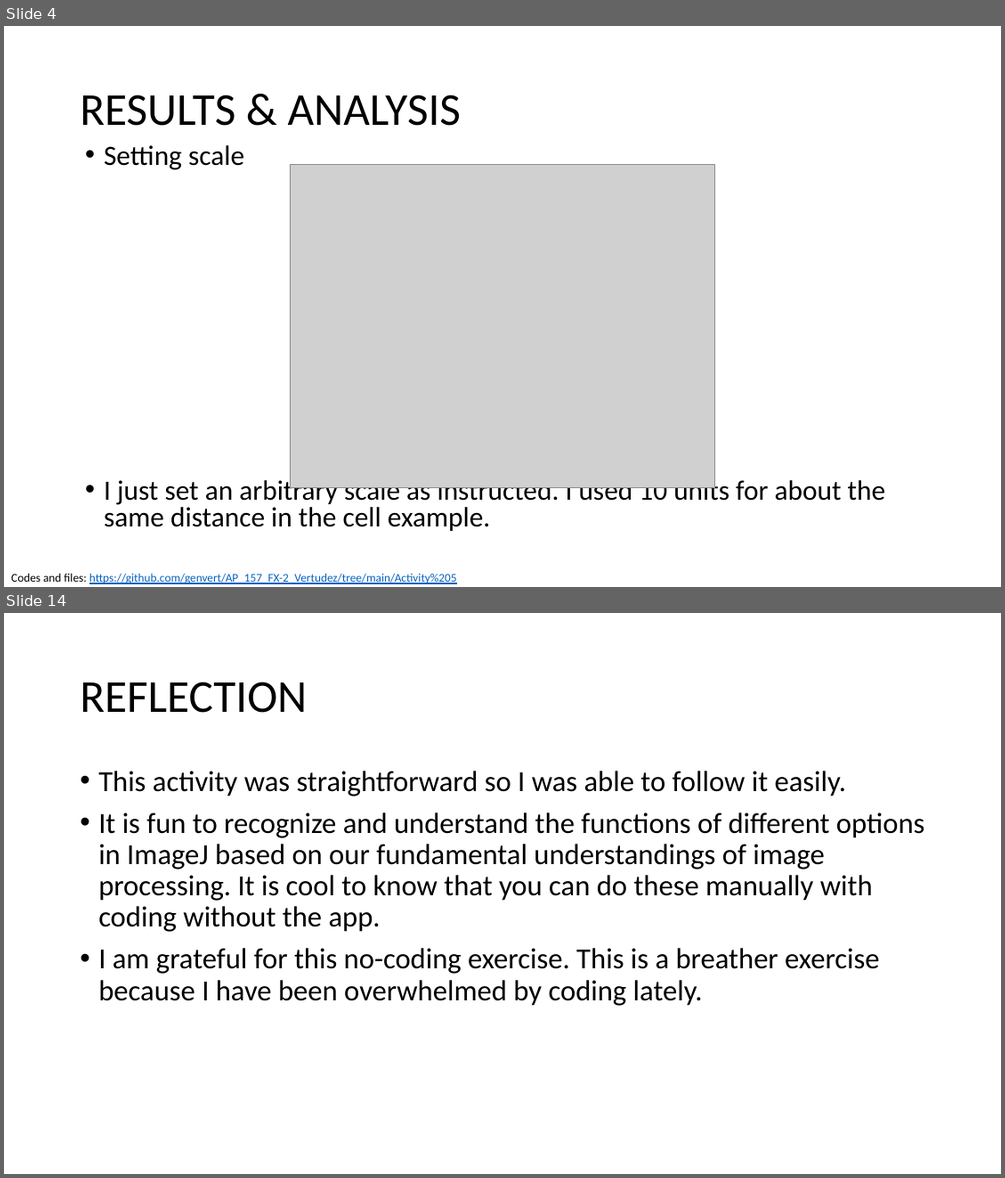
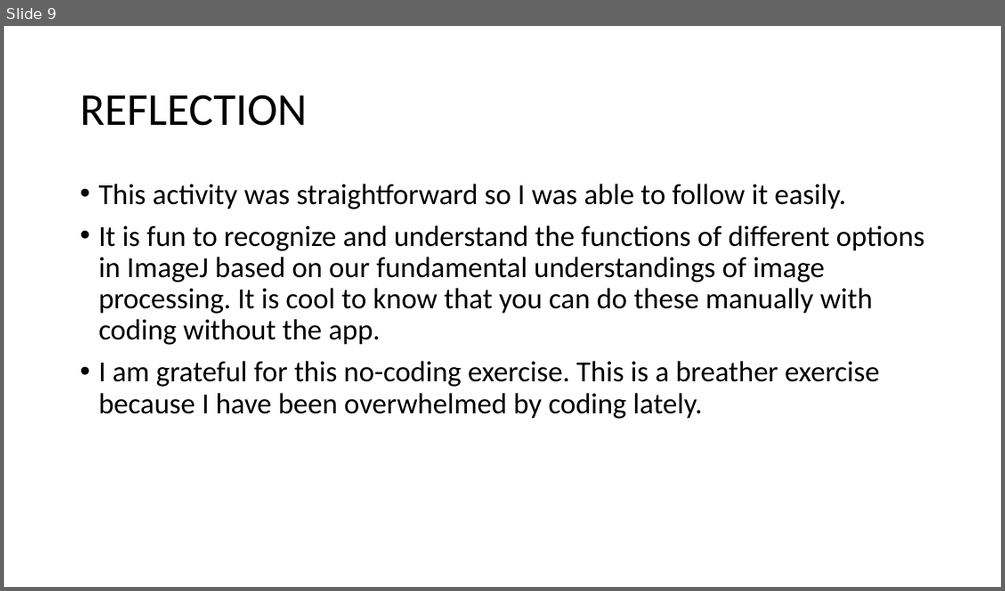
Before and after one commit to genvert/AP_157_FX-2_Vertudez, a slide deck: Activity 5/Vertudez_Activity_5_Report.pptx. Shown one above the other, each under a label of ours: slides 4 and 14 before the commit, slide 9 after it; the slides between them are not shown. The pictures are 1005x1178 and 1005x591 pixels, drawn with LibreOffice and Linux fonts; fonts in the diff are those of the drawing; grey boxes stand for pictures. Boxes give left, top, right and bottom in pixels: in the first picture for what was removed or moved away, otherwise in the second. Text is boxed around its words. In the diff, an @@ line names an element or a change of style, - is before the commit and + after.

```diff
--- a/Activity 5/Vertudez_Activity_5_Report.pptx
+++ b/Activity 5/Vertudez_Activity_5_Report.pptx
@@ slide 4 removed at [4, 26, 1001, 587], background #FFFFFF @@
@@ title removed at [80, 95, 461, 126] @@
-RESULTS & ANALYSIS
@@ text removed at [104, 145, 886, 531] @@
-• Setting scale
-• I just set an arbitrary scale as instructed. I used 10 units for about the same distance in the cell example.
@@ picture removed at [290, 164, 715, 487] @@
@@ text removed at [11, 572, 457, 584] @@
-Codes and files: https://github.com/genvert/AP_157_FX-2_Vertudez/tree/main/Activity%205
@@ what was slide 14 is now slide 9 @@
```
Also in this commit, not shown: 9 slides changed, 4 other slides removed, 1 other file.
